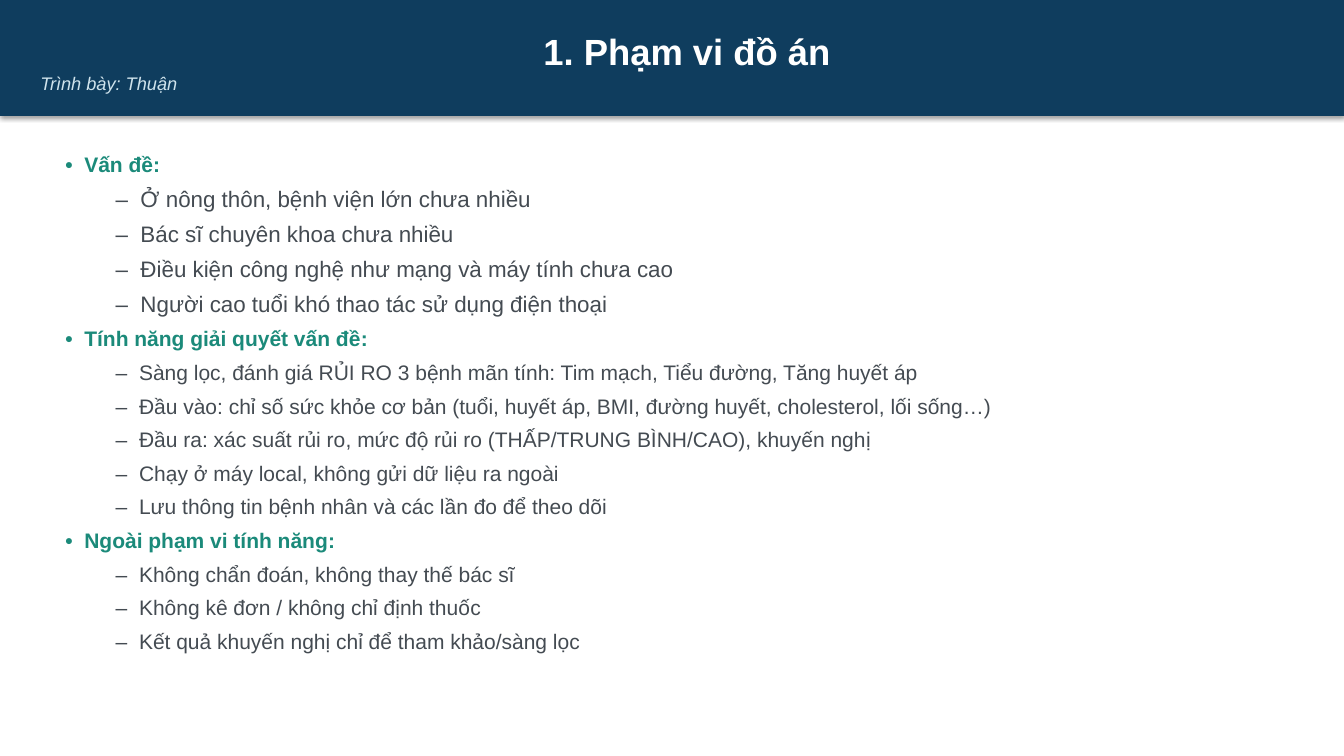
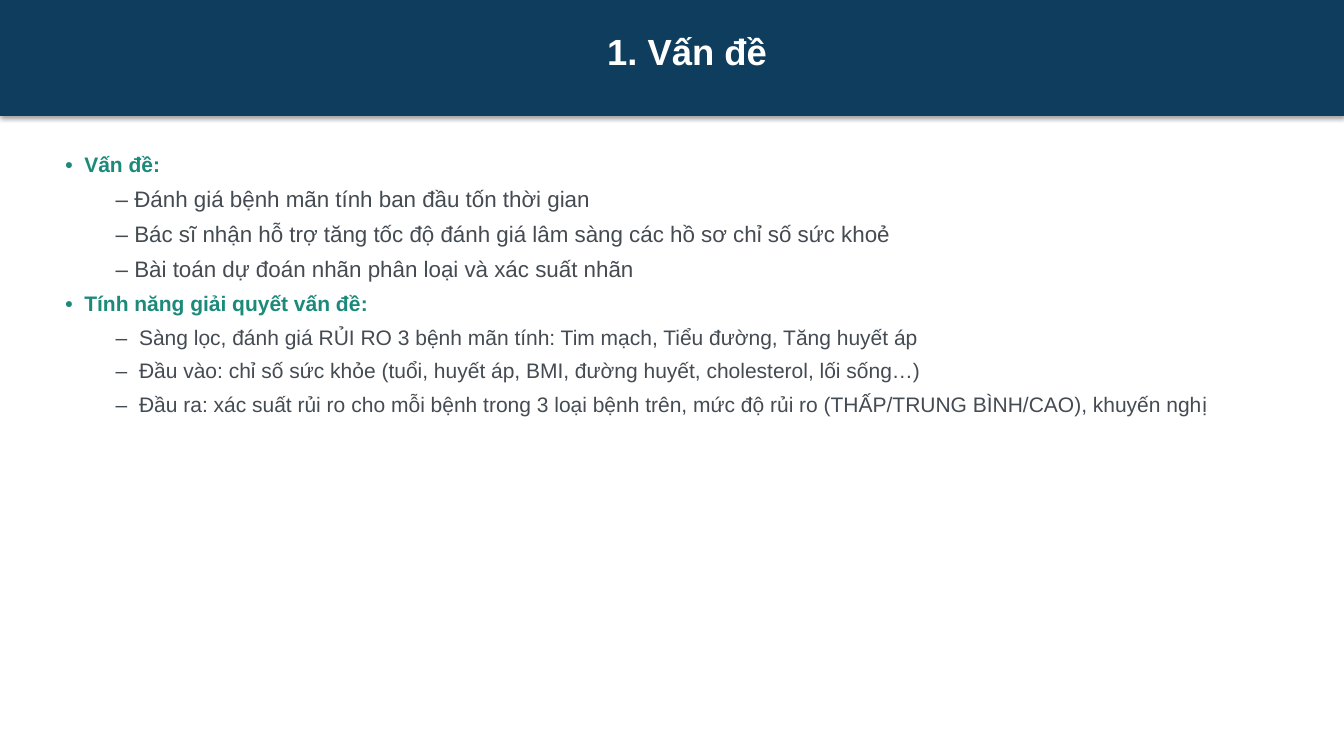
Before and after one commit to DongTrieu0310/AI_HealthCareAssitant, a slide deck: slide 3 of docs/Slide.pptx. Drawn at 1344x756 pixels with LibreOffice and Linux fonts; fonts in the diff are those of the drawing. Boxes give left, top, right and bottom in pixels: in the first picture for what was removed or moved away, otherwise in the second. Text is boxed around its words. In the diff, an @@ line names an element or a change of style, - is before the commit and + after.

```diff
--- a/docs/Slide.pptx
+++ b/docs/Slide.pptx
@@ text in rectangle at [607,37,766,66]: text changed; size 13 to 26 pt; text colour #CFE3EC to #FFFFFF; bold on; italic off @@
-1. Phạm vi đồ án
-Trình bày: Thuận
+1. Vấn đề
@@ text at [134,190,889,282]: text changed @@
-– Ở nông thôn, bệnh viện lớn chưa nhiều
-– Bác sĩ chuyên khoa chưa nhiều
-– Điều kiện công nghệ như mạng và máy tính chưa cao
-– Người cao tuổi khó thao tác sử dụng điện thoại
+– Đánh giá bệnh mãn tính ban đầu tốn thời gian
+– Bác sĩ nhận hỗ trợ tăng tốc độ đánh giá lâm sàng các hồ sơ chỉ số sức khoẻ
+– Bài toán dự đoán nhãn phân loại và xác suất nhãn
@@ text at [139,362,1207,416]: text changed @@
-  – Đầu vào: chỉ số sức khỏe cơ bản (tuổi, huyết áp, BMI, đường huyết, cholesterol, lối sống…)
-  – Đầu ra: xác suất rủi ro, mức độ rủi ro (THẤP/TRUNG BÌNH/CAO), khuyến nghị
-  – Chạy ở máy local, không gửi dữ liệu ra ngoài
-  – Lưu thông tin bệnh nhân và các lần đo để theo dõi
-• Ngoài phạm vi tính năng:
-  – Không chẩn đoán, không thay thế bác sĩ
-  – Không kê đơn / không chỉ định thuốc
-  – Kết quả khuyến nghị chỉ để tham khảo/sàng lọc
+  – Đầu vào: chỉ số sức khỏe (tuổi, huyết áp, BMI, đường huyết, cholesterol, lối sống…)
+  – Đầu ra: xác suất rủi ro cho mỗi bệnh trong 3 loại bệnh trên, mức độ rủi ro (THẤP/TRUNG BÌNH/CAO), khuyến nghị
```
Also in this commit, not shown: 5 other slides changed, 6 slides added, 3 slides removed, 3 other files.
